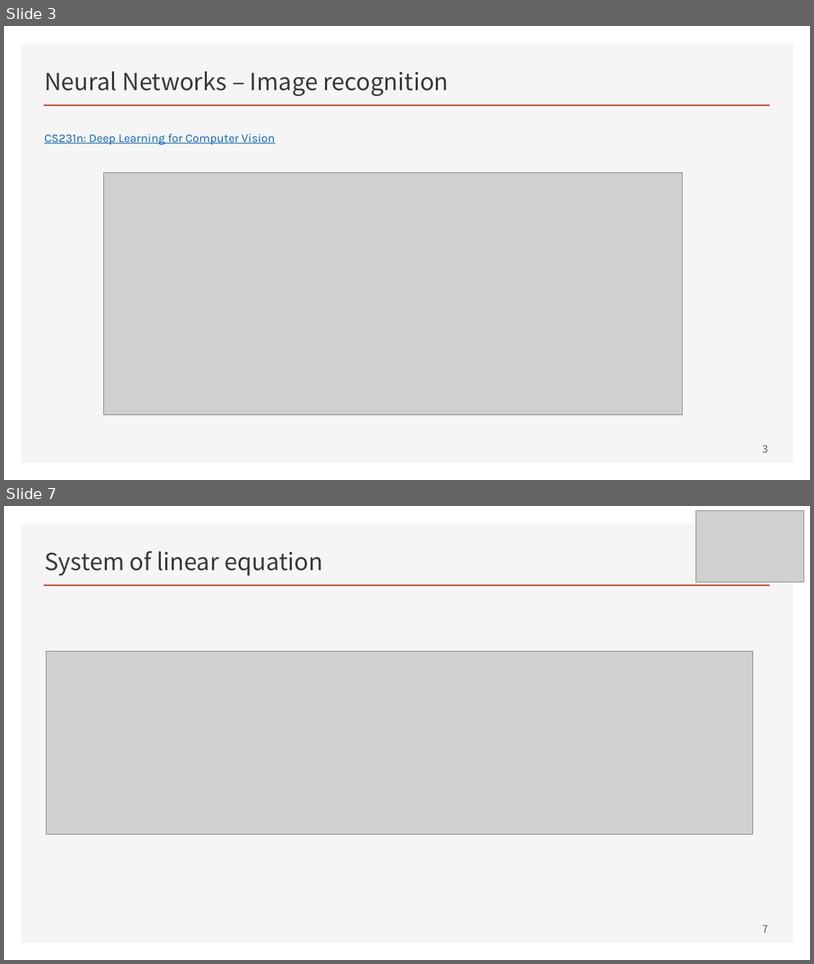
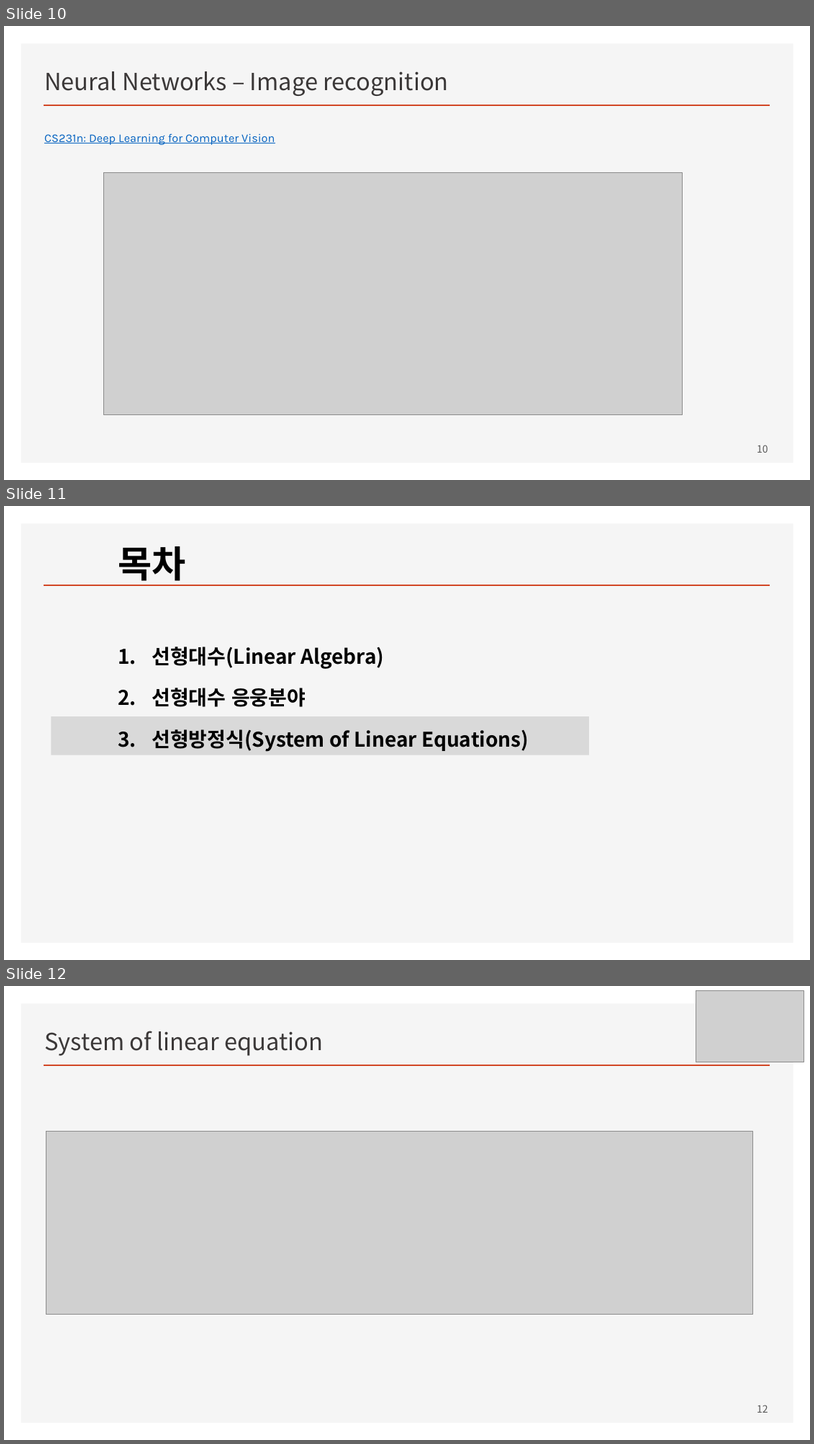
Before and after one commit to ancestor9/mathematics-for-machine-learning, a slide deck: w1_w2_System_of_Linear_Equations.pptx. Shown one above the other, each under a label of ours: slides 3 and 7 before the commit, slides 10, 11 and 12 after it; the slides between them are not shown. The pictures are 814x964 and 814x1444 pixels, drawn with LibreOffice and Linux fonts; fonts in the diff are those of the drawing; grey boxes stand for pictures; background and template pictures are left out. Boxes give left, top, right and bottom in pixels: in the first picture for what was removed or moved away, otherwise in the second. Text is boxed around its words. In the diff, an @@ line names an element or a change of style, - is before the commit and + after.

```diff
--- a/w1_w2_System_of_Linear_Equations.pptx
+++ b/w1_w2_System_of_Linear_Equations.pptx
@@ slide 11 added at [4,506,810,960], background picture (left out); not listed: 2 template elements that a slide beside it also shows @@
@@ text added at [118,546,529,752], 24 pt, text #000000, bold @@
+목차
+1. 선형대수(Linear Algebra)
+2. 선형대수 응웅분야
+3. 선형방정식(System of Linear Equations)
@@ rectangle added at [52,716,589,755], fill #D9D9D9 @@
@@ what was slide 3 is now slide 10 @@
@@ page number at [757,444,769,452]: text changed @@
-3
+10
@@ what was slide 7 is now slide 12 @@
@@ page number at [757,1404,769,1412]: text changed @@
-7
+12
```
Also in this commit, not shown: 6 other slides added, 2 slides removed, 2 other files.
